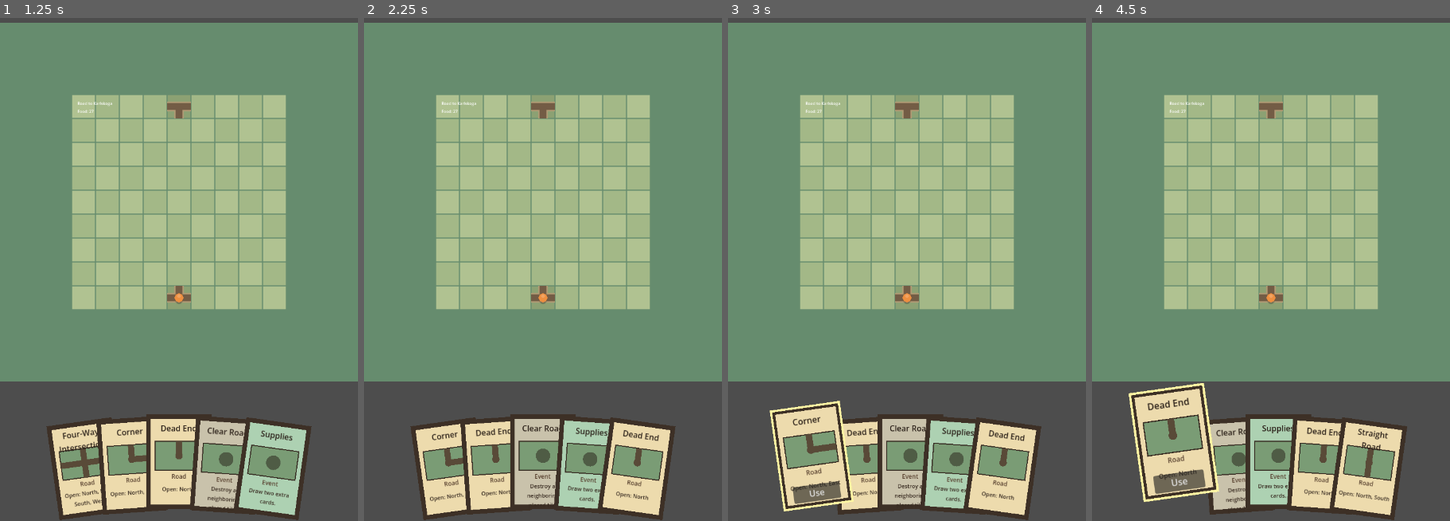
Above: before the commit, frames 1-4 (left to right).
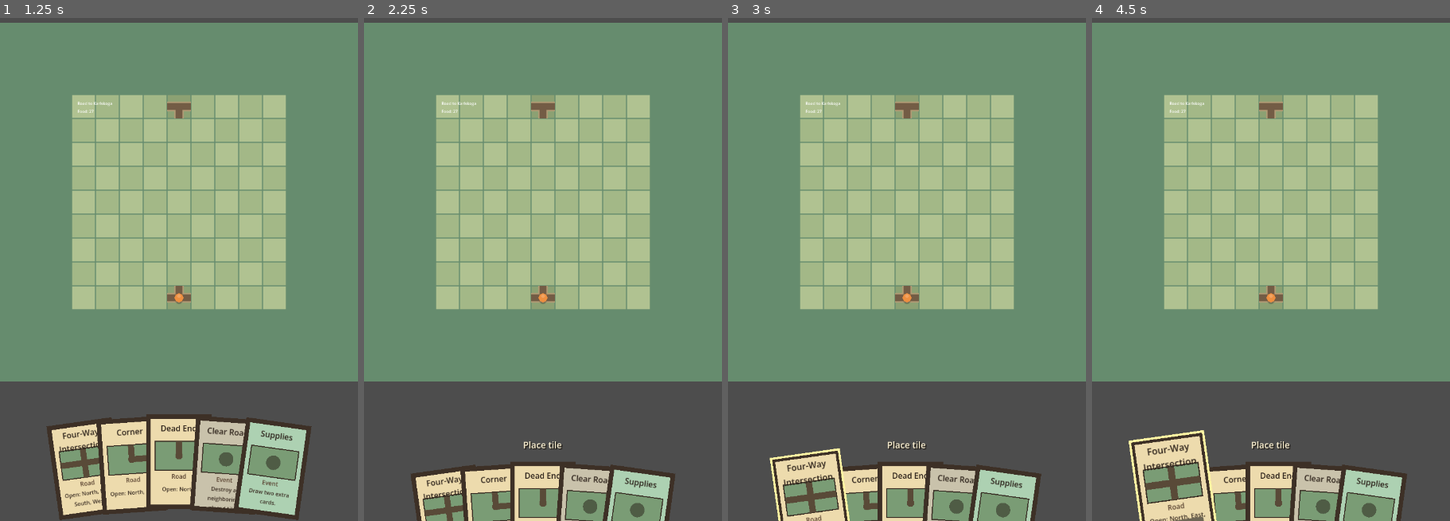
Above: after the commit, the same moments.

Repository: Reicher/The-Road-North
Game: Godot game, scene res://scenes/main.tscn
The game is run twice, just before and just after one commit, with the same random seed, the same clock (stepped at 60 frames per second) and the same inputs.
Inputs (mouse positions are in pixels of both pictures, inside the frame that each line leads up to):
- Up to frame 1 (1.25 s): tap Enter at 0.5 s; drag from (179, 204) to (214, 63) at 0.52 s
- Up to frame 2 (2.25 s): tap Space at 1.25 s; drag from (449, 470) to (525, 329) at 1.27 s; click "Use" at 2 s
- Up to frame 3 (3 s): tap Enter at 2.75 s; move the mouse to (813, 470) at 2.77 s; click (813, 470) at 2.92 s
- Up to frame 4 (4.5 s): click (1177, 480) at 3.5 s, where only the run before the commit has a clickable "Use"; tap Space at 4.25 s; drag from (1177, 470) to (1163, 108) at 4.27 s

Frame 1 is identical in both runs. In frame 2, 13% of the frame differs, in the area x 12-88%, y 78-100%; in frame 3, 14%; in frame 4, 15%, in the area x 10-88%, y 72-100%.

Commit message:
Add placement controller for road card preview

Diff:
--- a/levels/level_001.tscn
+++ b/levels/level_001.tscn
@@ -6,6 +6,7 @@
 [ext_resource type="Script" path="res://scripts/deck_controller.gd" id="4_0bp0f"]
 [ext_resource type="Script" path="res://scripts/hand_ui.gd" id="4_0v6l3"]
 [ext_resource type="PackedScene" path="res://scenes/player.tscn" id="4_3xm24"]
+[ext_resource type="Script" path="res://scripts/placement_controller.gd" id="6_pf4am"]
 
 [node name="Level" type="Node2D"]
 
@@ -19,6 +20,14 @@
 [node name="Player" parent="." instance=ExtResource("4_3xm24")]
 map_path = NodePath("../Map")
 food_label_path = NodePath("../FoodLabel")
+
+[node name="PlacementController" type="Node2D" parent="."]
+script = ExtResource("6_pf4am")
+map_path = NodePath("../Map")
+roads_path = NodePath("../Roads")
+player_path = NodePath("../Player")
+hand_path = NodePath("../UI/Hand")
+deck_controller_path = NodePath("../DeckController")
 
 [node name="Camera2D" type="Camera2D" parent="."]
 enabled = true
--- a/scripts/deck_controller.gd
+++ b/scripts/deck_controller.gd
@@ -115,12 +115,19 @@
 	return deck.size()
 
 
+func consume_card(card: CardView) -> bool:
+	if _hand == null:
+		return false
+	if not _hand.remove_card(card):
+		return false
+	refill_hand()
+	return true
+
+
 func _on_card_use_requested(card: CardView) -> void:
-	if _hand == null:
-		return
-
-	_hand.remove_card(card)
-	refill_hand()
+	if card.category == ROAD_CATEGORY:
+		return
+	consume_card(card)
 
 
 func _get_deck_size() -> int:
--- /dev/null
+++ b/scripts/placement_controller.gd
@@ -0,0 +1,345 @@
+class_name PlacementController
+extends Node2D
+
+signal placement_started(card: CardView)
+signal placement_cancelled(card: CardView)
+signal placement_confirmed(grid_position: Vector2i, card: CardView)
+
+const VALID_COLOR := Color(0.20, 0.90, 0.32, 0.46)
+const INVALID_COLOR := Color(0.95, 0.18, 0.14, 0.50)
+
+@export var map_path: NodePath
+@export var roads_path: NodePath
+@export var player_path: NodePath
+@export var hand_path: NodePath
+@export var deck_controller_path: NodePath
+@export var tile_scene: PackedScene = preload("res://scenes/tile.tscn")
+@export_range(0.0, 1.0, 0.05) var hand_placement_offset_ratio := 0.5
+@export_range(0.0, 0.5, 0.01) var hand_placement_tween_duration := 0.10
+
+var active_card: CardView
+var active_definition: Resource
+var preview_position := Vector2i(-1, -1)
+var rotation_steps := 0
+
+var _map: GameMap
+var _roads: Roads
+var _player: GamePlayer
+var _hand: HandUI
+var _deck_controller: DeckController
+var _preview_tile: RoadTile
+var _controls_layer: CanvasLayer
+var _prompt_label: Label
+var _controls: HBoxContainer
+var _rotate_button: Button
+var _confirm_button: Button
+var _cancel_button: Button
+var _placement_valid := false
+var _hand_rest_position := Vector2.ZERO
+var _hand_shifted := false
+var _hand_tween: Tween
+
+
+func _ready() -> void:
+	_map = get_node_or_null(map_path) as GameMap
+	_roads = get_node_or_null(roads_path) as Roads
+	_player = get_node_or_null(player_path) as GamePlayer
+	_hand = get_node_or_null(hand_path) as HandUI
+	_deck_controller = get_node_or_null(deck_controller_path) as DeckController
+
+	if _map == null:
+		push_warning("PlacementController needs a GameMap at map_path.")
+		return
+	if _roads == null:
+		push_warning("PlacementController needs Roads at roads_path.")
+		return
+	if _player == null:
+		push_warning("PlacementController needs a GamePlayer at player_path.")
+		return
+	if _hand == null:
+		push_warning("PlacementController needs a HandUI at hand_path.")
+		return
+
+	_build_controls()
+	_hide_preview()
+
+	if not _hand.card_use_requested.is_connected(_on_card_use_requested):
+		_hand.card_use_requested.connect(_on_card_use_requested)
+	if not _map.tile_pressed.is_connected(_on_tile_pressed):
+		_map.tile_pressed.connect(_on_tile_pressed)
+
+	set_process_unhandled_input(true)
+	set_process(false)
+
+
+func _process(_delta: float) -> void:
+	_position_controls()
+
+
+func _unhandled_input(event: InputEvent) -> void:
+	if active_card == null or preview_position.x < 0:
+		return
+
+	if event is InputEventMouseButton and event.button_index == MOUSE_BUTTON_LEFT and event.pressed and event.double_click:
+		if _map.world_to_grid(get_global_mouse_position()) == preview_position:
+			rotate_preview()
+	elif event is InputEventScreenTouch and event.pressed and event.double_tap:
+		var world_position: Vector2 = _map.get_global_transform_with_canvas().affine_inverse() * event.position
+		if _map.world_to_grid(world_position) == preview_position:
+			rotate_preview()
+
+
+func is_placing() -> bool:
+	return active_card != null
+
+
+func begin_placement(card: CardView) -> bool:
+	if card == null or card.category != DeckController.ROAD_CATEGORY or card.tile_definition == null:
+		return false
+
+	active_card = card
+	active_definition = card.tile_definition
+	preview_position = Vector2i(-1, -1)
+	rotation_steps = 0
+	_placement_valid = false
+	_player.input_enabled = false
+	_hand.clear_focus()
+	_shift_hand_for_placement()
+	_hide_preview()
+	_show_prompt()
+	placement_started.emit(card)
+	return true
+
+
+func rotate_preview() -> void:
+	if active_card == null:
+		return
+	rotation_steps = posmod(rotation_steps + 1, 4)
+	_refresh_preview()
+
+
+func confirm_placement() -> bool:
+	if active_card == null or not _placement_valid:
+		return false
+
+	var placed := _roads.place_tile(preview_position, active_definition, rotation_steps)
+	if not placed:
+		_refresh_preview()
+		return false
+
+	var confirmed_card := active_card
+	var confirmed_position := preview_position
+	if _deck_controller != null:
+		_deck_controller.consume_card(confirmed_card)
+	else:
+		_hand.remove_card(confirmed_card)
+	_end_placement(false)
+	placement_confirmed.emit(confirmed_position, confirmed_card)
+	return true
+
+
+func cancel_placement() -> void:
+	if active_card == null:
+		return
+	var cancelled_card := active_card
+	_end_placement(false)
+	placement_cancelled.emit(cancelled_card)
+
+
+func has_valid_preview() -> bool:
+	return _placement_valid
+
+
+func _on_card_use_requested(card: CardView) -> void:
+	begin_placement(card)
+
+
+func _on_tile_pressed(grid_position: Vector2i) -> void:
+	if active_card == null:
+		return
+	preview_position = grid_position
+	_refresh_preview()
+
+
+func _refresh_preview() -> void:
+	if active_card == null or preview_position.x < 0:
+		_hide_preview()
+		return
+
+	_ensure_preview_tile()
+	_preview_tile.definition = active_definition
+	_preview_tile.rotation_steps = rotation_steps
+	_preview_tile.tile_size = _map.tile_size
+	_preview_tile.position = _map.grid_to_world(preview_position)
+	_preview_tile.visible = true
+
+	var tile_data := _roads.make_tile_data(active_definition, rotation_steps)
+	_placement_valid = _is_valid_placement(preview_position, tile_data.get("connections", {}))
+	_preview_tile.tile_tint = Color(1.0, 1.0, 1.0, 0.72)
+	_preview_tile.set_highlight(true, VALID_COLOR if _placement_valid else INVALID_COLOR)
+	_prompt_label.visible = false
+	_confirm_button.disabled = not _placement_valid
+	_controls.visible = true
+	_position_controls()
+	set_process(true)
+
+
+func _is_valid_placement(grid_position: Vector2i, connections: Dictionary) -> bool:
+	var delta: Vector2i = grid_position - _player.grid_position
+	if abs(delta.x) + abs(delta.y) != 1:
+		return false
+	return _map.can_place_tile(grid_position, connections)
+
+
+func _end_placement(keep_card_focused: bool) -> void:
+	var ending_card := active_card
+	active_card = null
+	active_definition = null
+	preview_position = Vector2i(-1, -1)
+	rotation_steps = 0
+	_placement_valid = false
+	_player.input_enabled = true
+	if keep_card_focused and ending_card != null:
+		_hand.focus_card(ending_card)
+	elif not keep_card_focused:
+		_hand.clear_focus()
+	_restore_hand_after_placement()
+	_hide_preview()
+
+
+func _ensure_preview_tile() -> void:
+	if _preview_tile != null:
+		return
+	_preview_tile = tile_scene.instantiate() as RoadTile
+	add_child(_preview_tile)
+
+
+func _hide_preview() -> void:
+	if _preview_tile != null:
+		_preview_tile.visible = false
+	if _controls != null:
+		_controls.visible = false
+	if _prompt_label != null:
+		_prompt_label.visible = false
+	if _confirm_button != null:
+		_confirm_button.disabled = true
+	set_process(false)
+
+
+func _build_controls() -> void:
+	_controls_layer = CanvasLayer.new()
+	_controls_layer.name = "PlacementControls"
+	_controls_layer.layer = 20
+	add_child(_controls_layer)
+
+	_prompt_label = Label.new()
+	_prompt_label.name = "PromptLabel"
+	_prompt_label.text = "Place tile"
+	_prompt_label.visible = false
+	_prompt_label.horizontal_alignment = HORIZONTAL_ALIGNMENT_CENTER
+	_prompt_label.vertical_alignment = VERTICAL_ALIGNMENT_CENTER
+	_prompt_label.add_theme_font_size_override("font_size", 18)
+	_prompt_label.add_theme_color_override("font_color", Color(0.98, 0.94, 0.82))
+	_prompt_label.add_theme_color_override("font_shadow_color", Color(0.10, 0.08, 0.05, 0.75))
+	_prompt_label.add_theme_constant_override("shadow_offset_x", 2)
+	_prompt_label.add_theme_constant_override("shadow_offset_y", 2)
+	_prompt_label.custom_minimum_size = Vector2(160.0, 36.0)
+	_controls_layer.add_child(_prompt_label)
+
+	_controls = HBoxContainer.new()
+	_controls.name = "Buttons"
+	_controls.visible = false
+	_controls.alignment = BoxContainer.ALIGNMENT_CENTER
+	_controls.add_theme_constant_override("separation", 10)
+	_controls_layer.add_child(_controls)
+
+	_rotate_button = _make_button("Rotate")
+	_rotate_button.pressed.connect(rotate_preview)
+	_controls.add_child(_rotate_button)
+
+	_confirm_button = _make_button("Confirm")
+	_confirm_button.disabled = true
+	_confirm_button.pressed.connect(confirm_placement)
+	_controls.add_child(_confirm_button)
+
+	_cancel_button = _make_button("Cancel")
+	_cancel_button.pressed.connect(cancel_placement)
+	_controls.add_child(_cancel_button)
+
+
+func _make_button(text: String) -> Button:
+	var button := Button.new()
+	button.name = "%sButton" % text
+	button.text = text
+	button.focus_mode = Control.FOCUS_NONE
+	button.custom_minimum_size = Vector2(96.0, 44.0)
+	return button
+
+
+func _show_prompt() -> void:
+	_prompt_label.visible = true
+	_position_prompt()
+	set_process(true)
+
+
+func _position_prompt() -> void:
+	if _prompt_label == null or not _prompt_label.visible or not is_inside_tree():
+		return
+
+	var prompt_size := _prompt_label.custom_minimum_size
+	var viewport_size := get_viewport_rect().size
+	var hand_offset := _hand.card_size.y * hand_placement_offset_ratio
+	_prompt_label.size = prompt_size
+	_prompt_label.position = Vector2((viewport_size.x - prompt_size.x) * 0.5, viewport_size.y - hand_offset - prompt_size.y - 40.0)
+
+
+func _shift_hand_for_placement() -> void:
+	if _hand_shifted:
+		return
+	_hand_rest_position = _hand.position
+	_tween_hand_to(_hand_rest_position + Vector2.DOWN * _hand.card_size.y * hand_placement_offset_ratio)
+	_hand_shifted = true
+
+
+func _restore_hand_after_placement() -> void:
+	if not _hand_shifted:
+		return
+	_tween_hand_to(_hand_rest_position)
+	_hand_shifted = false
+
+
+func _tween_hand_to(target_position: Vector2) -> void:
+	if _hand_tween != null:
+		_hand_tween.kill()
+		_hand_tween = null
+
+	if hand_placement_tween_duration <= 0.0:
+		_hand.position = target_position
+		return
+
+	_hand_tween = create_tween()
+	_hand_tween.set_trans(Tween.TRANS_SINE)
+	_hand_tween.set_ease(Tween.EASE_OUT)
+	_hand_tween.tween_property(_hand, "position", target_position, hand_placement_tween_duration)
+
+
+func _position_controls() -> void:
+	_position_prompt()
+	if _controls == null or not _controls.visible or _map == null or preview_position.x < 0:
+		return
+	if not is_inside_tree():
+		return
+
+	var controls_size := _controls.size
+	var minimum_size := _controls.get_combined_minimum_size()
+	if controls_size.x < minimum_size.x or controls_size.y < minimum_size.y:
+		_controls.size = minimum_size
+		controls_size = minimum_size
+
+	var preview_world := _map.grid_to_world(preview_position)
+	var canvas_position: Vector2 = _map.get_global_transform_with_canvas() * preview_world
+	var preferred_position := canvas_position + Vector2(-controls_size.x * 0.5, _map.tile_size * 0.56)
+	var viewport_size := get_viewport_rect().size
+	preferred_position.x = clampf(preferred_position.x, 8.0, maxf(8.0, viewport_size.x - controls_size.x - 8.0))
+	preferred_position.y = clampf(preferred_position.y, 8.0, maxf(8.0, viewport_size.y - controls_size.y - 8.0))
+	_controls.position = preferred_position
--- a/scripts/player.gd
+++ b/scripts/player.gd
@@ -15,6 +15,7 @@
 
 var grid_position := Vector2i.ZERO
 var food := 0
+var input_enabled := true
 
 var _map: GameMap
 var _food_label: Label
@@ -100,6 +101,8 @@
 
 
 func _on_tile_pressed(target_position: Vector2i) -> void:
+	if not input_enabled:
+		return
 	move_to(target_position)
 
 
--- a/tests/test_deck_controller.gd
+++ b/tests/test_deck_controller.gd
@@ -46,14 +46,14 @@
 	_assert(category_counts["Event"] == 20, "Expected the remaining deck cards to be events")
 
 	var first_card = hand.cards[0]
-	deck_controller.call("_on_card_use_requested", first_card)
+	deck_controller.consume_card(first_card)
 	_assert(hand.cards.size() == 5, "Expected using a card to draw one replacement")
 	_assert(deck_controller.cards_remaining() == 75, "Expected replacement draw to remove one card from the deck")
 	_assert(not hand.cards.has(first_card), "Expected used card to leave the hand")
 
 	deck_controller.deck.clear()
 	while hand.cards.size() > 0:
-		deck_controller.call("_on_card_use_requested", hand.cards[0])
+		deck_controller.consume_card(hand.cards[0])
 	_assert(hand.cards.size() == 0, "Expected hand to shrink when the deck is exhausted")
 	_assert(deck_controller.cards_remaining() == 0, "Expected exhausted deck to stay empty")
 
--- /dev/null
+++ b/tests/test_placement_controller.gd
@@ -0,0 +1,120 @@
+extends SceneTree
+
+const MAP_SCRIPT := preload("res://scripts/map.gd")
+const ROADS_SCRIPT := preload("res://scripts/roads.gd")
+const PLAYER_SCRIPT := preload("res://scripts/player.gd")
+const HAND_SCRIPT := preload("res://scripts/hand_ui.gd")
+const PLACEMENT_SCRIPT := preload("res://scripts/placement_controller.gd")
+const STRAIGHT := preload("res://data/road_straight.tres")
+const CORNER := preload("res://data/road_corner.tres")
+const T_JUNCTION := preload("res://data/road_t_junction.tres")
+
+
+func _initialize() -> void:
+	var root := Node2D.new()
+	get_root().add_child(root)
+
+	var map = MAP_SCRIPT.new()
+	map.name = "Map"
+	root.add_child(map)
+
+	var roads = ROADS_SCRIPT.new()
+	roads.name = "Roads"
+	roads.map_path = NodePath("../Map")
+	roads.seed_start_and_goal = false
+	root.add_child(roads)
+	roads._ready()
+
+	var player = PLAYER_SCRIPT.new()
+	player.name = "Player"
+	player.map_path = NodePath("../Map")
+	player.start_position = Vector2i(4, 8)
+	player.starting_food = 5
+	player.move_duration = 0.0
+	root.add_child(player)
+	player._ready()
+
+	var ui := CanvasLayer.new()
+	ui.name = "UI"
+	root.add_child(ui)
+
+	var hand = HAND_SCRIPT.new()
+	hand.name = "Hand"
+	hand.demo_cards_enabled = false
+	hand.layout_duration = 0.0
+	hand.size = Vector2(360.0, 640.0)
+	ui.add_child(hand)
+	hand._ready()
+	hand.set_cards([
+		{"category": "Road", "tile_definition": STRAIGHT},
+		{"category": "Road", "tile_definition": CORNER},
+	])
+
+	var placement = PLACEMENT_SCRIPT.new()
+	placement.name = "PlacementController"
+	placement.map_path = NodePath("../Map")
+	placement.roads_path = NodePath("../Roads")
+	placement.player_path = NodePath("../Player")
+	placement.hand_path = NodePath("../UI/Hand")
+	placement.hand_placement_tween_duration = 0.0
+	root.add_child(placement)
+	placement._ready()
+
+	roads.force_place_tile(Vector2i(4, 8), T_JUNCTION, 0)
+
+	var straight_card = hand.cards[0]
+	var hand_rest_position: Vector2 = hand.position
+	_assert(placement.begin_placement(straight_card), "Expected road card to enter placement mode")
+	_assert(placement.is_placing(), "Expected placement mode to become active")
+	_assert(not player.input_enabled, "Expected movement input to pause during placement")
+	_assert(hand.get_focused_card() == null, "Expected placement mode to clear the focused card")
+	_assert(not placement.has_valid_preview(), "Expected Use to wait for a map tap before showing a preview")
+	_assert(placement.get_node("PlacementControls/PromptLabel").visible, "Expected Use to show placement prompt text")
+	_assert(hand.position.y > hand_rest_position.y, "Expected hand to move downward during placement mode")
+	_assert(placement.get_node("PlacementControls").layer > ui.layer, "Expected placement buttons to appear above the hand UI")
+	_assert(placement.get_node("PlacementControls/Buttons/ConfirmButton").disabled, "Expected confirm button to stay disabled before a preview exists")
+
+	map.tile_pressed.emit(Vector2i(4, 6))
+	_assert(not placement.has_valid_preview(), "Expected non-adjacent preview to be invalid")
+	_assert(not placement.confirm_placement(), "Expected confirm to reject invalid preview")
+	_assert(map.get_tile(Vector2i(4, 6)) == null, "Expected invalid confirm not to place a tile")
+	_assert(hand.cards.has(straight_card), "Expected invalid confirm to keep the card in hand")
+
+	map.tile_pressed.emit(Vector2i(4, 7))
+	_assert(placement.has_valid_preview(), "Expected adjacent matching road to be valid")
+	_assert(not placement.get_node("PlacementControls/PromptLabel").visible, "Expected placement prompt to hide after preview appears")
+	_assert(not placement.get_node("PlacementControls/Buttons/ConfirmButton").disabled, "Expected confirm button to enable for a valid preview")
+	placement.rotate_preview()
+	_assert(not placement.has_valid_preview(), "Expected rotated mismatch to become invalid")
+	_assert(not placement.confirm_placement(), "Expected confirm to stay disabled for invalid rotation")
+
+	placement.rotate_preview()
+	placement.rotate_preview()
+	placement.rotate_preview()
+	_assert(placement.has_valid_preview(), "Expected rotating back to restore valid placement")
+	_assert(placement.confirm_placement(), "Expected valid preview to place the road")
+	_assert(map.get_tile(Vector2i(4, 7)) != null, "Expected confirmed placement to store map tile")
+	_assert(roads.get_visual_tile(Vector2i(4, 7)) != null, "Expected confirmed placement to spawn visual tile")
+	_assert(not hand.cards.has(straight_card), "Expected confirmed placement to consume the card")
+	_assert(not placement.is_placing(), "Expected confirm to exit placement mode")
+	_assert(player.input_enabled, "Expected movement input to resume after confirm")
+	_assert(hand.position == hand_rest_position, "Expected hand to return after confirmed placement")
+
+	var corner_card = hand.cards[0]
+	_assert(placement.begin_placement(corner_card), "Expected another road card to enter placement mode")
+	map.tile_pressed.emit(Vector2i(5, 8))
+	placement.cancel_placement()
+	_assert(hand.cards.has(corner_card), "Expected cancel to keep the card in hand")
+	_assert(not placement.is_placing(), "Expected cancel to exit placement mode")
+	_assert(player.input_enabled, "Expected movement input to resume after cancel")
+	_assert(hand.position == hand_rest_position, "Expected hand to return after cancelling placement")
+	_assert(hand.get_focused_card() == null, "Expected cancelled placement to leave the hand unfocused")
+
+	quit()
+
+
+func _assert(condition: bool, message: String) -> void:
+	if condition:
+		return
+	push_error(message)
+	quit(1)
Not shown: 1 places in levels/level_001.tscn that only renumber resources
Not shown, added: scripts/placement_controller.gd.uid
Not shown, added: tests/test_placement_controller.gd.uid
